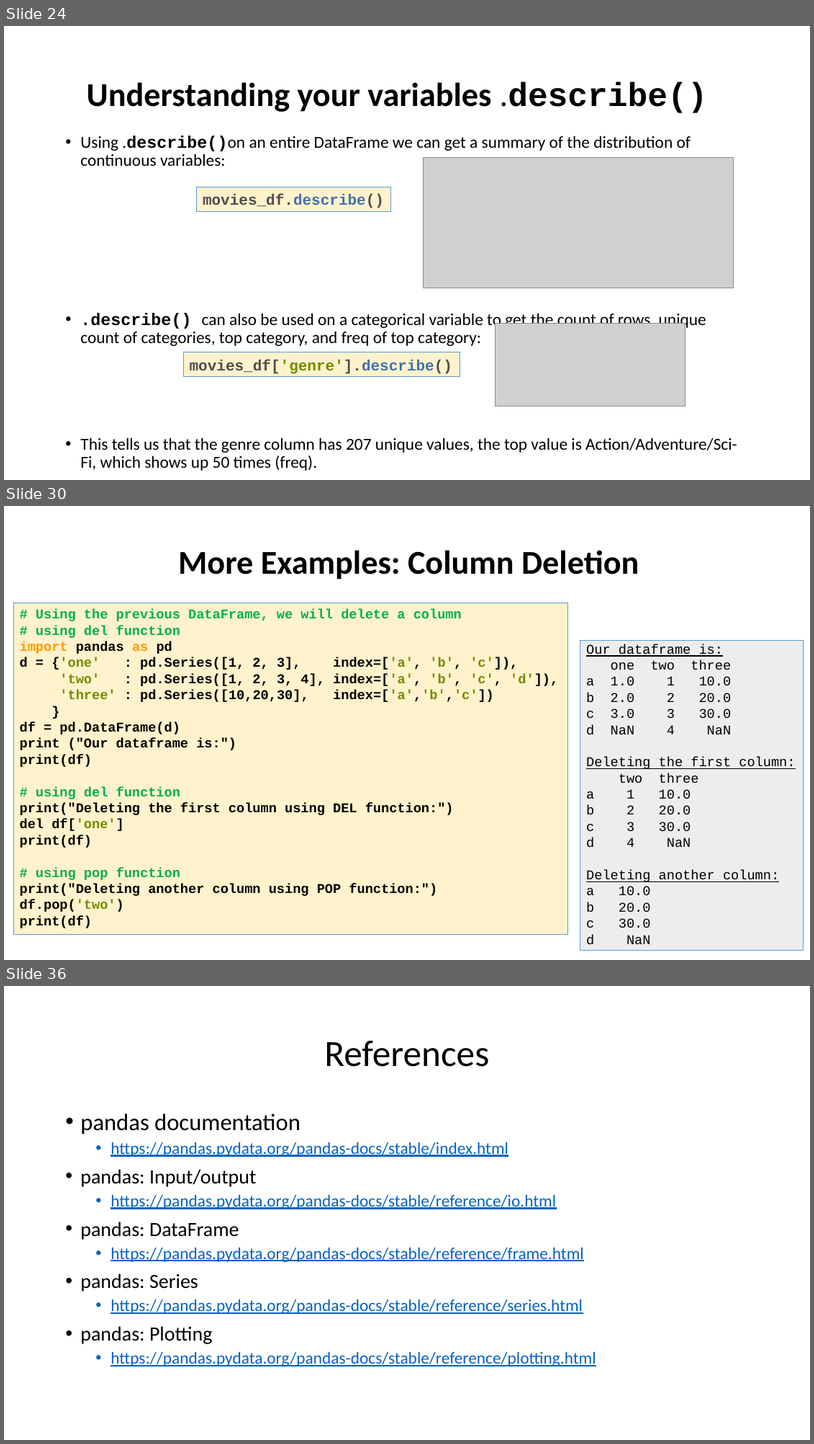
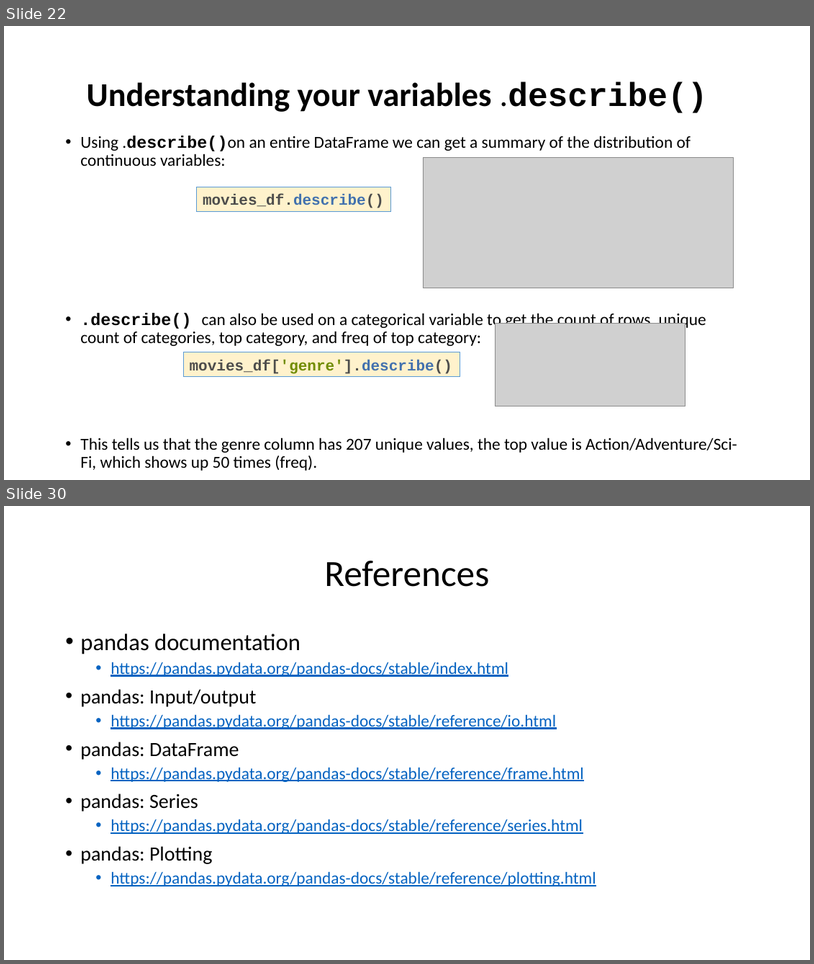
Before and after one commit to motazsaad/Exploratory-Analysis-of-Big-Data, a slide deck: materials/PPT slides/08 EDABDC - Pandas.pptx. Shown one above the other, each under a label of ours: slides 24, 30 and 36 before the commit, slides 22 and 30 after it; the slides between them are not shown. The pictures are 814x1444 and 814x964 pixels, drawn with LibreOffice and Linux fonts; fonts in the diff are those of the drawing; grey boxes stand for pictures. Boxes give left, top, right and bottom in pixels: in the first picture for what was removed or moved away, otherwise in the second. Text is boxed around its words. In the diff, an @@ line names an element or a change of style, - is before the commit and + after.

Commit message:
update slides

```diff
--- a/materials/PPT slides/08 EDABDC - Pandas.pptx
+++ b/materials/PPT slides/08 EDABDC - Pandas.pptx
@@ slide 30 removed at [4, 506, 810, 960], background #FFFFFF @@
@@ title removed at [178, 550, 639, 579] @@
-More Examples: Column Deletion
@@ rectangle removed at [13, 602, 568, 935] @@
-# Using the previous DataFrame, we will delete a column
-# using del function
-import pandas as pd
-d = {'one' : pd.Series([1, 2, 3], index=['a', 'b', 'c']),
-'two' : pd.Series([1, 2, 3, 4], index=['a', 'b', 'c', 'd']),
-'three' : pd.Series([10,20,30], index=['a','b','c'])
-}
-df = pd.DataFrame(d)
-print ("Our dataframe is:")
-print(df)
-# using del function
-print("Deleting the first column using DEL function:")
-del df['one']
-print(df)
-# using pop function
-print("Deleting another column using POP function:")
-df.pop('two')
-print(df)
@@ rectangle removed at [581, 641, 805, 950] @@
-Our dataframe is:
-one two three
-a 1.0 1 10.0
-b 2.0 2 20.0
-c 3.0 3 30.0
-d NaN 4 NaN
-Deleting the first column:
-two three
-a 1 10.0
-b 2 20.0
-c 3 30.0
-d 4 NaN
-Deleting another column:
-a 10.0
-b 20.0
-c 30.0
-d NaN
@@ what was slide 24 is now slide 22 @@
@@ what was slide 36 is now slide 30 @@
```
Also in this commit, not shown: 5 slides added, 10 other slides removed, 1 other file.
